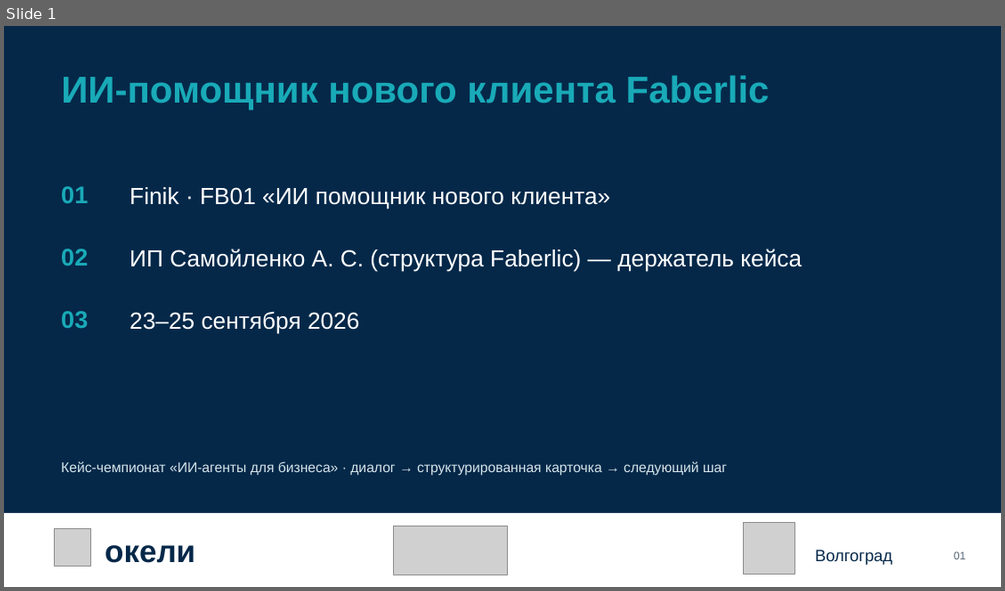
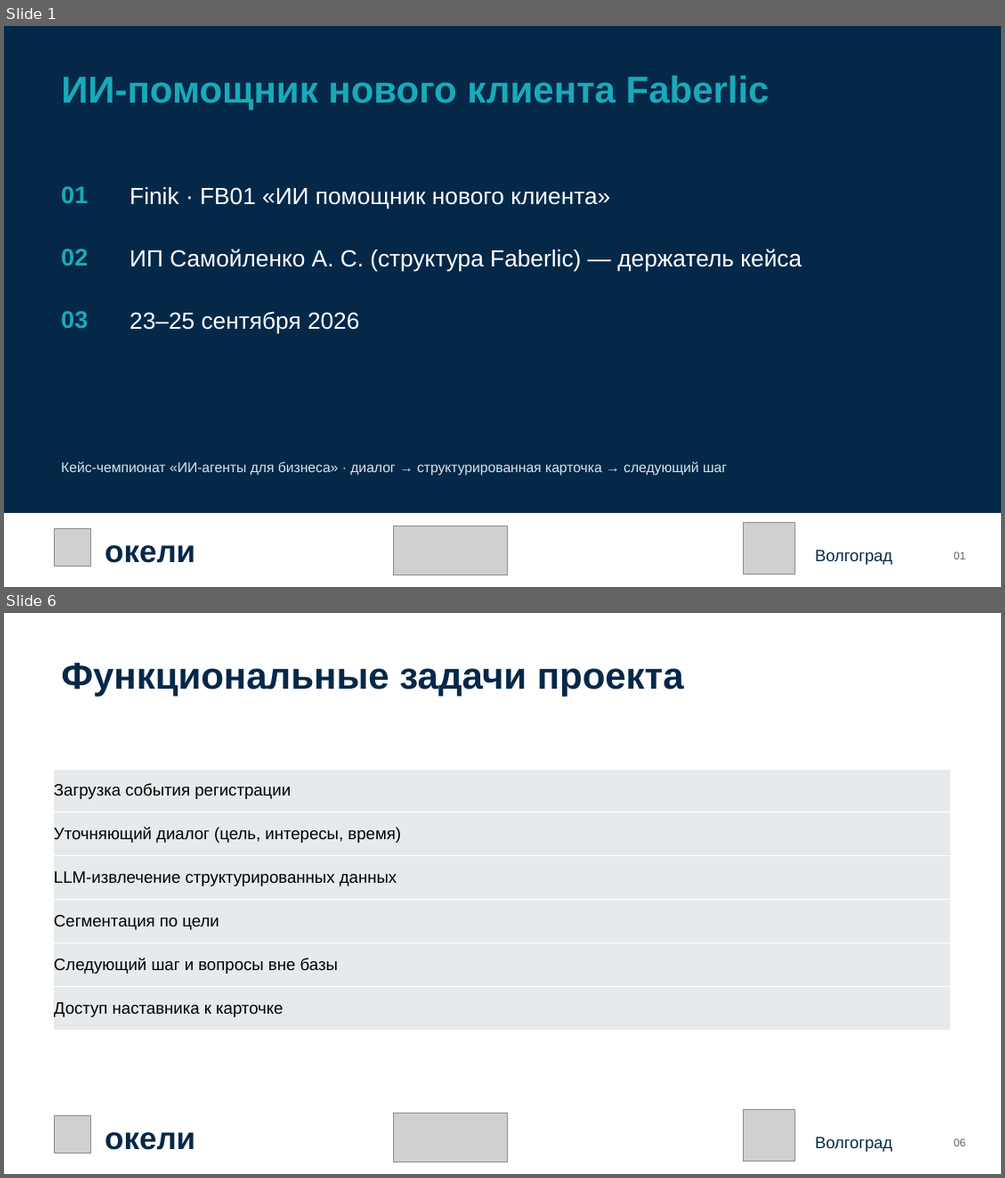
Before and after one commit to KaDyK736/FinikTeam-FB01, a slide deck: Презентация_команды_Finik_FB01.pptx. Shown one above the other, each under a label of ours: slide 1 before the commit, slides 1 and 6 after it; the slides between them are not shown. The pictures are 1005x591 and 1005x1178 pixels, drawn with LibreOffice and Linux fonts; fonts in the diff are those of the drawing; grey boxes stand for pictures. Boxes give left, top, right and bottom in pixels: in the first picture for what was removed or moved away, otherwise in the second. Text is boxed around its words. In the diff, an @@ line names an element or a change of style, - is before the commit and + after.

```diff
--- a/Презентация_команды_Finik_FB01.pptx
+++ b/Презентация_команды_Finik_FB01.pptx
@@ slide 6 added at [4,613,1001,1174], background #FFFFFF @@
@@ text added at [61,663,684,697], 36 pt, text #052849, bold @@
+Функциональные задачи проекта
@@ table added at [54,769,952,1030], 6 rows, 1 columns @@
+Загрузка события регистрации
+Уточняющий диалог (цель, интересы, время)
+LLM-извлечение структурированных данных
+Сегментация по цели
+Следующий шаг и вопросы вне базы
+Доступ наставника к карточке
@@ picture added at [54,1116,91,1153] @@
@@ picture added at [394,1113,507,1162] @@
@@ picture added at [744,1110,795,1161] @@
@@ text added at [105,1132,195,1150], 30 pt, text #052849, bold @@
+окели
@@ text added at [815,1136,892,1151], 15.8 pt, text #052849 @@
+Волгоград
@@ text added at [954,1138,966,1146], 10.5 pt, text #566572 @@
+06
```
Also in this commit, not shown: 10 slides changed, 7 other slides added, 2 other files.
